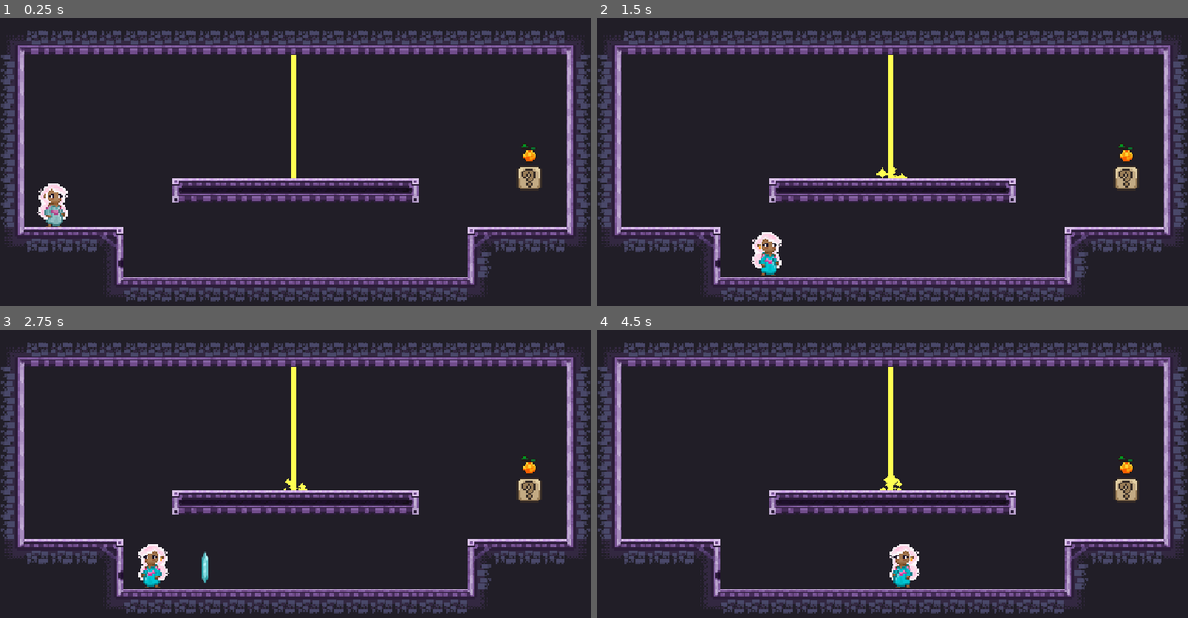
Above: before the commit, frames 1-4 (two rows, left to right).
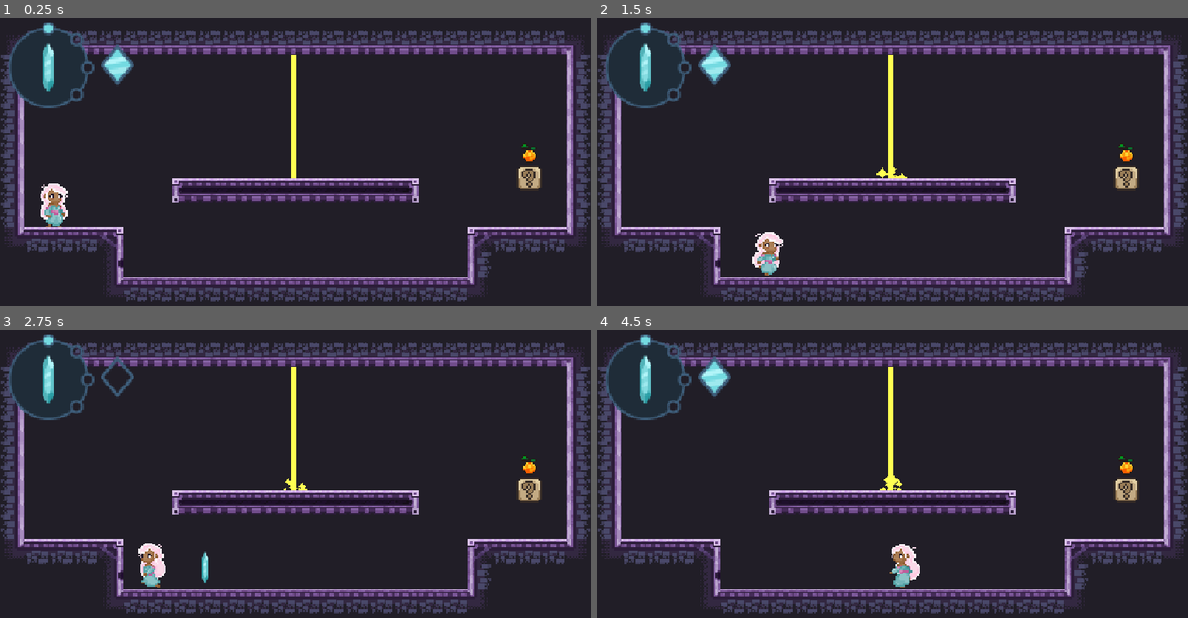
Above: after the commit, the same moments.

Repository: Lucas-Ibiapina4/ST-Challenge
Game: Godot game, scene res://World/world.tscn
Two runs of this game, one before a commit and one after it. Both use one fixed random seed, a clock stepped at 60 frames per second and the inputs below.
Inputs:
- Up to frame 1 (0.25 s): no input
- Up to frame 2 (1.5 s): tap Enter at 0.5 s; hold D (right_move) from 0.53 s (still down); tap Q (create_cristal) at 0.6 s; tap W (jump) at 0.77 s; tap E (remove_cristal) at 1.35 s
- Up to frame 3 (2.75 s): tap W (jump) at 1.52 s; release D (right_move) at 2.03 s; hold A (left_move) from 2.03 s (still down); tap Q (create_cristal) at 2.1 s
- Up to frame 4 (4.5 s): release A (left_move) at 2.78 s; hold D (right_move) 2.78-4.28 s; tap E (remove_cristal) at 2.85, 4.35 s; tap W (jump) at 3.02, 3.77 s; tap Q (create_cristal) at 3.6 s; hold A (left_move) from 4.28 s (still down)

The runs differ from the first frame. In frame 1, 1.9% of the frame differs, in the area x 1-23%, y 1-73%; in frame 2, 2.2%; in frame 3, 2.0%; in frame 4, 2.3%, in the area x 1-55%, y 1-90%.

Commit message:
hud settings

Diff:
--- a/Prefabs/door.tscn
+++ b/Prefabs/door.tscn
@@ -1,7 +1,7 @@
 [gd_scene format=3 uid="uid://daljnlm5chr38"]
 
 [ext_resource type="Texture2D" uid="uid://bpbttwd4qqty7" path="res://Assets/world_tileset.png" id="1_ba8gm"]
-[ext_resource type="Script" uid="uid://dlcg047jvunhp" path="res://Prefabs/door.gd" id="1_kvppq"]
+[ext_resource type="Script" uid="uid://dlcg047jvunhp" path="res://Scripts/door.gd" id="1_kvppq"]
 [ext_resource type="Script" uid="uid://la1kgh0kg25b" path="res://Scripts/door_reciver.gd" id="2_0phs7"]
 [ext_resource type="Texture2D" uid="uid://bby13gla66cc0" path="res://Assets/fruit.png" id="2_v6xrn"]
 
--- /dev/null
+++ b/Prefabs/hud.tscn
@@ -0,0 +1,48 @@
+[gd_scene format=3 uid="uid://ok0jl7ultu1e"]
+
+[ext_resource type="Script" uid="uid://evqpd5sfv7yq" path="res://Scripts/hud.gd" id="1_hymbe"]
+[ext_resource type="Texture2D" uid="uid://ohfm1efdh0mn" path="res://charge_full.tres" id="2_4df1e"]
+[ext_resource type="Texture2D" uid="uid://bg8ylbw4xq3g3" path="res://charge_empty.tres" id="3_7w0ef"]
+[ext_resource type="Texture2D" uid="uid://bdn67yo7tvnhg" path="res://dial_frame1.tres" id="4_jqt71"]
+[ext_resource type="Texture2D" uid="uid://d5i126xtgbae" path="res://dial_frame2.tres" id="5_6vqeg"]
+[ext_resource type="Texture2D" uid="uid://djc1rcdc1rt8b" path="res://dial_frame3.tres" id="6_pjv7g"]
+[ext_resource type="Texture2D" uid="uid://cf5guc10op5cj" path="res://dial_frame4.tres" id="7_ikhm1"]
+
+[node name="hud" type="Control" unique_id=1302511299]
+layout_mode = 3
+anchors_preset = 15
+anchor_right = 1.0
+anchor_bottom = 1.0
+grow_horizontal = 2
+grow_vertical = 2
+mouse_filter = 2
+script = ExtResource("1_hymbe")
+charge_full = ExtResource("2_4df1e")
+charge_empty = ExtResource("3_7w0ef")
+dial_frames = Array[Texture2D]([ExtResource("4_jqt71"), ExtResource("5_6vqeg"), ExtResource("6_pjv7g"), ExtResource("7_ikhm1")])
+
+[node name="MarginContainer" type="MarginContainer" parent="." unique_id=1678806407]
+layout_mode = 1
+offset_right = 40.0
+offset_bottom = 40.0
+mouse_filter = 2
+theme_override_constants/margin_left = 16
+theme_override_constants/margin_top = 16
+theme_override_constants/margin_right = 16
+theme_override_constants/margin_bottom = 16
+
+[node name="HBoxContainer" type="HBoxContainer" parent="MarginContainer" unique_id=425588731]
+layout_mode = 2
+mouse_filter = 2
+theme_override_constants/separation = 12
+
+[node name="RotationDial" type="TextureRect" parent="MarginContainer/HBoxContainer" unique_id=662046708]
+unique_name_in_owner = true
+layout_mode = 2
+mouse_filter = 2
+
+[node name="Charges" type="HBoxContainer" parent="MarginContainer/HBoxContainer" unique_id=264591254]
+unique_name_in_owner = true
+layout_mode = 2
+mouse_filter = 2
+theme_override_constants/separation = 4
--- a/Prefabs/player.tscn
+++ b/Prefabs/player.tscn
@@ -1,93 +1,117 @@
 [gd_scene format=3 uid="uid://c6iselkr106xh"]
 
 [ext_resource type="Script" uid="uid://r062yi74u4vs" path="res://Scripts/player.gd" id="1_4qbli"]
-[ext_resource type="Texture2D" uid="uid://bcivrcmi6qswr" path="res://Assets/Princess/idle.png" id="1_hck1p"]
 [ext_resource type="Texture2D" uid="uid://3q3qkersr7b6" path="res://Assets/Princess/animatedPrincess-Sheet.png" id="1_knrd4"]
 [ext_resource type="Script" uid="uid://cy3jjuwrrvpuk" path="res://Scripts/player_mover_component.gd" id="2_xywv5"]
 [ext_resource type="Script" uid="uid://dr1ceyw0eab8m" path="res://Scripts/cristal_conjurer_component.gd" id="3_1cb6o"]
 [ext_resource type="PackedScene" uid="uid://bofn53jjdc2an" path="res://Prefabs/cristal.tscn" id="4_2nftw"]
 [ext_resource type="PackedScene" uid="uid://ddkeuaig81mfw" path="res://Prefabs/cristalVariation.tscn" id="5_knrd4"]
-[ext_resource type="Script" uid="uid://c6xdpq2b017eu" path="res://Prefabs/hurtbox_component.gd" id="7_juxdh"]
-
-[sub_resource type="AtlasTexture" id="AtlasTexture_hck1p"]
-atlas = ExtResource("1_hck1p")
+[ext_resource type="Script" uid="uid://c6xdpq2b017eu" path="res://Scripts/hurtbox_component.gd" id="7_juxdh"]
+
+[sub_resource type="AtlasTexture" id="AtlasTexture_juxdh"]
+atlas = ExtResource("1_knrd4")
 region = Rect2(0, 0, 32, 32)
 
-[sub_resource type="AtlasTexture" id="AtlasTexture_juxdh"]
-atlas = ExtResource("1_hck1p")
+[sub_resource type="AtlasTexture" id="AtlasTexture_4qbli"]
+atlas = ExtResource("1_knrd4")
 region = Rect2(32, 0, 32, 32)
 
-[sub_resource type="AtlasTexture" id="AtlasTexture_4qbli"]
-atlas = ExtResource("1_hck1p")
+[sub_resource type="AtlasTexture" id="AtlasTexture_08u7w"]
+atlas = ExtResource("1_knrd4")
 region = Rect2(64, 0, 32, 32)
 
-[sub_resource type="AtlasTexture" id="AtlasTexture_08u7w"]
-atlas = ExtResource("1_hck1p")
+[sub_resource type="AtlasTexture" id="AtlasTexture_kgmex"]
+atlas = ExtResource("1_knrd4")
 region = Rect2(96, 0, 32, 32)
 
-[sub_resource type="AtlasTexture" id="AtlasTexture_kgmex"]
-atlas = ExtResource("1_hck1p")
+[sub_resource type="AtlasTexture" id="AtlasTexture_2xbkd"]
+atlas = ExtResource("1_knrd4")
 region = Rect2(128, 0, 32, 32)
 
+[sub_resource type="AtlasTexture" id="AtlasTexture_3vpsw"]
+atlas = ExtResource("1_knrd4")
+region = Rect2(160, 0, 32, 32)
+
+[sub_resource type="AtlasTexture" id="AtlasTexture_m62uw"]
+atlas = ExtResource("1_knrd4")
+region = Rect2(192, 0, 32, 32)
+
+[sub_resource type="AtlasTexture" id="AtlasTexture_b30ri"]
+atlas = ExtResource("1_knrd4")
+region = Rect2(224, 0, 32, 32)
+
 [sub_resource type="AtlasTexture" id="AtlasTexture_ms580"]
-atlas = ExtResource("1_hck1p")
-region = Rect2(160, 0, 32, 32)
+atlas = ExtResource("1_knrd4")
+region = Rect2(0, 32, 32, 32)
 
 [sub_resource type="AtlasTexture" id="AtlasTexture_q7l0e"]
-atlas = ExtResource("1_hck1p")
-region = Rect2(192, 0, 32, 32)
+atlas = ExtResource("1_knrd4")
+region = Rect2(32, 32, 32, 32)
 
 [sub_resource type="AtlasTexture" id="AtlasTexture_0fs2y"]
-atlas = ExtResource("1_hck1p")
-region = Rect2(224, 0, 32, 32)
+atlas = ExtResource("1_knrd4")
+region = Rect2(64, 32, 32, 32)
 
 [sub_resource type="AtlasTexture" id="AtlasTexture_wphcr"]
-atlas = ExtResource("1_hck1p")
-region = Rect2(256, 0, 32, 32)
+atlas = ExtResource("1_knrd4")
+region = Rect2(96, 32, 32, 32)
 
 [sub_resource type="AtlasTexture" id="AtlasTexture_and0b"]
-atlas = ExtResource("1_hck1p")
-region = Rect2(288, 0, 32, 32)
+atlas = ExtResource("1_knrd4")
+region = Rect2(128, 32, 32, 32)
 
 [sub_resource type="AtlasTexture" id="AtlasTexture_405c5"]
-atlas = ExtResource("1_hck1p")
-region = Rect2(320, 0, 32, 32)
+atlas = ExtResource("1_knrd4")
+region = Rect2(160, 32, 32, 32)
 
 [sub_resource type="AtlasTexture" id="AtlasTexture_i3mxk"]
-atlas = ExtResource("1_hck1p")
-region = Rect2(352, 0, 32, 32)
+atlas = ExtResource("1_knrd4")
+region = Rect2(192, 32, 32, 32)
+
+[sub_resource type="AtlasTexture" id="AtlasTexture_qvmbc"]
+atlas = ExtResource("1_knrd4")
+region = Rect2(224, 32, 32, 32)
 
 [sub_resource type="AtlasTexture" id="AtlasTexture_2nftw"]
 atlas = ExtResource("1_knrd4")
 region = Rect2(96, 0, 32, 32)
 
-[sub_resource type="AtlasTexture" id="AtlasTexture_knrd4"]
-atlas = ExtResource("1_knrd4")
-region = Rect2(0, 0, 32, 32)
-
-[sub_resource type="AtlasTexture" id="AtlasTexture_2xbkd"]
-atlas = ExtResource("1_knrd4")
-region = Rect2(32, 0, 32, 32)
-
-[sub_resource type="AtlasTexture" id="AtlasTexture_3vpsw"]
-atlas = ExtResource("1_knrd4")
-region = Rect2(64, 0, 32, 32)
-
-[sub_resource type="AtlasTexture" id="AtlasTexture_m62uw"]
-atlas = ExtResource("1_knrd4")
-region = Rect2(96, 0, 32, 32)
-
-[sub_resource type="AtlasTexture" id="AtlasTexture_b30ri"]
-atlas = ExtResource("1_knrd4")
-region = Rect2(128, 0, 32, 32)
+[sub_resource type="AtlasTexture" id="AtlasTexture_qjulh"]
+atlas = ExtResource("1_knrd4")
+region = Rect2(0, 64, 32, 32)
+
+[sub_resource type="AtlasTexture" id="AtlasTexture_evqxc"]
+atlas = ExtResource("1_knrd4")
+region = Rect2(32, 64, 32, 32)
+
+[sub_resource type="AtlasTexture" id="AtlasTexture_6gc6r"]
+atlas = ExtResource("1_knrd4")
+region = Rect2(64, 64, 32, 32)
+
+[sub_resource type="AtlasTexture" id="AtlasTexture_vjsh3"]
+atlas = ExtResource("1_knrd4")
+region = Rect2(96, 64, 32, 32)
+
+[sub_resource type="AtlasTexture" id="AtlasTexture_7c0pg"]
+atlas = ExtResource("1_knrd4")
+region = Rect2(128, 64, 32, 32)
+
+[sub_resource type="AtlasTexture" id="AtlasTexture_unxwf"]
+atlas = ExtResource("1_knrd4")
+region = Rect2(160, 64, 32, 32)
+
+[sub_resource type="AtlasTexture" id="AtlasTexture_0u5bp"]
+atlas = ExtResource("1_knrd4")
+region = Rect2(192, 64, 32, 32)
+
+[sub_resource type="AtlasTexture" id="AtlasTexture_di5ps"]
+atlas = ExtResource("1_knrd4")
+region = Rect2(224, 64, 32, 32)
 
 [sub_resource type="SpriteFrames" id="SpriteFrames_d3ie7"]
 animations = [{
 "frames": [{
 "duration": 1.0,
-"texture": SubResource("AtlasTexture_hck1p")
-}, {
-"duration": 1.0,
 "texture": SubResource("AtlasTexture_juxdh")
 }, {
 "duration": 1.0,
@@ -100,6 +124,18 @@
 "texture": SubResource("AtlasTexture_kgmex")
 }, {
 "duration": 1.0,
+"texture": SubResource("AtlasTexture_2xbkd")
+}, {
+"duration": 1.0,
+"texture": SubResource("AtlasTexture_3vpsw")
+}, {
+"duration": 1.0,
+"texture": SubResource("AtlasTexture_m62uw")
+}, {
+"duration": 1.0,
+"texture": SubResource("AtlasTexture_b30ri")
+}, {
+"duration": 1.0,
 "texture": SubResource("AtlasTexture_ms580")
 }, {
 "duration": 1.0,
@@ -119,6 +155,9 @@
 }, {
 "duration": 1.0,
 "texture": SubResource("AtlasTexture_i3mxk")
+}, {
+"duration": 1.0,
+"texture": SubResource("AtlasTexture_qvmbc")
 }],
 "loop": 1,
 "name": &"idle",
@@ -134,23 +173,32 @@
 }, {
 "frames": [{
 "duration": 1.0,
-"texture": SubResource("AtlasTexture_knrd4")
-}, {
-"duration": 1.0,
-"texture": SubResource("AtlasTexture_2xbkd")
-}, {
-"duration": 1.0,
-"texture": SubResource("AtlasTexture_3vpsw")
-}, {
-"duration": 1.0,
-"texture": SubResource("AtlasTexture_m62uw")
-}, {
-"duration": 1.0,
-"texture": SubResource("AtlasTexture_b30ri")
+"texture": SubResource("AtlasTexture_qjulh")
+}, {
+"duration": 1.0,
+"texture": SubResource("AtlasTexture_evqxc")
+}, {
+"duration": 1.0,
+"texture": SubResource("AtlasTexture_6gc6r")
+}, {
+"duration": 1.0,
+"texture": SubResource("AtlasTexture_vjsh3")
+}, {
+"duration": 1.0,
+"texture": SubResource("AtlasTexture_7c0pg")
+}, {
+"duration": 1.0,
+"texture": SubResource("AtlasTexture_unxwf")
+}, {
+"duration": 1.0,
+"texture": SubResource("AtlasTexture_0u5bp")
+}, {
+"duration": 1.0,
+"texture": SubResource("AtlasTexture_di5ps")
 }],
 "loop": 1,
 "name": &"run",
-"speed": 5.0
+"speed": 10.0
 }]
 
 [sub_resource type="CapsuleShape2D" id="CapsuleShape2D_uyp4n"]
@@ -170,10 +218,13 @@
 position = Vector2(0, -12.000001)
 scale = Vector2(1, 0.983)
 sprite_frames = SubResource("SpriteFrames_d3ie7")
-animation = &"idle"
+animation = &"run"
 autoplay = "idle"
+frame = 7
+frame_progress = 0.31907246
 
 [node name="CollisionShape2D" type="CollisionShape2D" parent="." unique_id=1804763724]
+visible = false
 position = Vector2(0, -10)
 shape = SubResource("CapsuleShape2D_uyp4n")
 
@@ -194,6 +245,7 @@
 collision_mask = 9
 
 [node name="HurtboxComponent" type="Area2D" parent="." unique_id=1601948837]
+visible = false
 scale = Vector2(1, 0.92000043)
 collision_layer = 0
 collision_mask = 4
--- a/Scripts/EventBus.gd
+++ b/Scripts/EventBus.gd
@@ -3,7 +3,9 @@
 ## Emite: CrystalConjurerComponent (ao entrar no andar, conjurar ou recolher).
 ## Escuta: HUD → atualiza o contador e o ícone de cristal.
 @warning_ignore("unused_signal")
-signal crystal_inventory_changed(remaining_count: int, active_type: String)
+signal crystal_inventory_changed(remaining: int, max_quota: int, crystal_type: String)
+
+signal crystal_rotation_changed(step: int)   # 0..7, em passos de 45°
 # --- Porta ---------------------------------------------------------------
 ## Emite: Door, depois de destrancar ao receber light_received do DoorReceiver.
 ## Escuta: HUD → feedback de porta aberta.
--- a/Scripts/cristal_conjurer_component.gd
+++ b/Scripts/cristal_conjurer_component.gd
@@ -63,6 +63,7 @@
 	_max_quota = quota
 	remaining_count = quota
 	pending_step = 0
+	_emit_rotation()
 	_next_step_in = 0.0
 	_emit_inventory()
 
@@ -76,6 +77,7 @@
 		node.queue_free()
 	remaining_count = _max_quota
 	pending_step = 0
+	_emit_rotation()
 	_next_step_in = 0.0
 	_emit_inventory()
 
@@ -120,6 +122,7 @@
 
 func _step_rotation(dir: int) -> void:
 	pending_step = wrapi(pending_step + dir, 0, STEPS)
+	_emit_rotation()
 
 
 # --- Setas (compartilhadas entre girar e selecionar) ---------------------
@@ -283,4 +286,8 @@
 
 
 func _emit_inventory() -> void:
-	EventBus.crystal_inventory_changed.emit(remaining_count, active_type())
+	EventBus.crystal_inventory_changed.emit(remaining_count, _max_quota, active_type())
+
+
+func _emit_rotation() -> void:
+	EventBus.crystal_rotation_changed.emit(pending_step)
--- /dev/null
+++ b/Scripts/hud.gd
@@ -0,0 +1,59 @@
+extends Control
+## HUD — mostra a rotação escolhida e as cargas de cristal do andar.
+## Só escuta o EventBus; não conhece Player, conjurer nem o andar.
+
+@export var charge_full: Texture2D        ## diamante cheio (disponível)
+@export var charge_empty: Texture2D       ## diamante vazado (gasto)
+@export var dial_frames: Array[Texture2D] ## 0°, 45°, 90°, 135° (nessa ordem)
+@export var pixel_scale := 3              ## o CanvasLayer não usa o zoom da câmera
+
+@onready var dial: TextureRect = %RotationDial
+@onready var charges: HBoxContainer = %Charges
+
+
+func _ready() -> void:
+	EventBus.crystal_inventory_changed.connect(_on_inventory_changed)
+	EventBus.crystal_rotation_changed.connect(_on_rotation_changed)
+	_setup_rect(dial)
+	_on_rotation_changed(0)
+
+
+func _on_inventory_changed(remaining: int, max_quota: int, _crystal_type: String) -> void:
+	_ensure_icon_count(max_quota)
+	for i in charges.get_child_count():
+		var icon := charges.get_child(i) as TextureRect
+		icon.texture = charge_full if i < remaining else charge_empty
+
+
+func _on_rotation_changed(step: int) -> void:
+	if dial_frames.is_empty():
+		return
+	dial.texture = dial_frames[step % dial_frames.size()]
+
+
+## Cria ou remove ícones até ter exatamente "count".
+func _ensure_icon_count(count: int) -> void:
+	while charges.get_child_count() < count:
+		var icon := TextureRect.new()
+		_setup_rect(icon)
+		charges.add_child(icon)
+	while charges.get_child_count() > count:
+		var last := charges.get_child(charges.get_child_count() - 1)
+		charges.remove_child(last)   # remove já; queue_free sozinho não diminui a contagem
+		last.queue_free()
+
+
+## Configura um TextureRect para pixel art ampliado.
+func _setup_rect(rect: TextureRect) -> void:
+	rect.texture_filter = CanvasItem.TEXTURE_FILTER_NEAREST
+	rect.mouse_filter = Control.MOUSE_FILTER_IGNORE
+	rect.expand_mode = TextureRect.EXPAND_IGNORE_SIZE
+	rect.stretch_mode = TextureRect.STRETCH_KEEP_ASPECT_CENTERED
+	var base := rect.texture.get_size() if rect.texture else _base_icon_size(rect)
+	rect.custom_minimum_size = base * pixel_scale
+
+
+func _base_icon_size(rect: TextureRect) -> Vector2:
+	if rect == dial and not dial_frames.is_empty():
+		return dial_frames[0].get_size()
+	return charge_full.get_size() if charge_full else Vector2(16, 16)
--- a/World/world.tscn
+++ b/World/world.tscn
@@ -2,6 +2,7 @@
 
 [ext_resource type="Script" uid="uid://crucwvxdvvuik" path="res://World/world.gd" id="1_8a836"]
 [ext_resource type="PackedScene" uid="uid://c6iselkr106xh" path="res://Prefabs/player.tscn" id="1_62w18"]
+[ext_resource type="PackedScene" uid="uid://ok0jl7ultu1e" path="res://Prefabs/hud.tscn" id="3_j8job"]
 
 [node name="world" type="Node2D" unique_id=1433157194]
 script = ExtResource("1_8a836")
@@ -18,13 +19,7 @@
 
 [node name="CanvasLayer_UI" type="CanvasLayer" parent="." unique_id=1299041735]
 
-[node name="HUD" type="Control" parent="CanvasLayer_UI" unique_id=1109735627]
-layout_mode = 3
-anchors_preset = 0
-offset_top = -104.0
-offset_right = 40.0
-offset_bottom = -64.0
-metadata/_edit_use_anchors_ = true
+[node name="hud" parent="CanvasLayer_UI" unique_id=1302511299 instance=ExtResource("3_j8job")]
 
 [node name="LevelContainer" type="Node2D" parent="." unique_id=1880469959]
 unique_name_in_owner = true
--- /dev/null
+++ b/charge_empty.tres
@@ -0,0 +1,7 @@
+[gd_resource type="AtlasTexture" format=3 uid="uid://bg8ylbw4xq3g3"]
+
+[ext_resource type="Texture2D" uid="uid://cttxrb1yuw1af" path="res://Assets/image.png" id="1_uy7eo"]
+
+[resource]
+atlas = ExtResource("1_uy7eo")
+region = Rect2(37, 2, 22, 28)
--- /dev/null
+++ b/charge_full.tres
@@ -0,0 +1,7 @@
+[gd_resource type="AtlasTexture" format=3 uid="uid://ohfm1efdh0mn"]
+
+[ext_resource type="Texture2D" uid="uid://cttxrb1yuw1af" path="res://Assets/image.png" id="1_t6gqw"]
+
+[resource]
+atlas = ExtResource("1_t6gqw")
+region = Rect2(5, 2, 22, 28)
--- /dev/null
+++ b/dial_frame1.tres
@@ -0,0 +1,7 @@
+[gd_resource type="AtlasTexture" format=3 uid="uid://bdn67yo7tvnhg"]
+
+[ext_resource type="Texture2D" uid="uid://cttxrb1yuw1af" path="res://Assets/image.png" id="1_dr0fk"]
+
+[resource]
+atlas = ExtResource("1_dr0fk")
+region = Rect2(70, 34, 56, 56)
--- /dev/null
+++ b/dial_frame2.tres
@@ -0,0 +1,7 @@
+[gd_resource type="AtlasTexture" format=3 uid="uid://d5i126xtgbae"]
+
+[ext_resource type="Texture2D" uid="uid://cttxrb1yuw1af" path="res://Assets/image.png" id="1_kyltv"]
+
+[resource]
+atlas = ExtResource("1_kyltv")
+region = Rect2(134, 34, 56, 56)
--- /dev/null
+++ b/dial_frame3.tres
@@ -0,0 +1,7 @@
+[gd_resource type="AtlasTexture" format=3 uid="uid://djc1rcdc1rt8b"]
+
+[ext_resource type="Texture2D" uid="uid://cttxrb1yuw1af" path="res://Assets/image.png" id="1_alq7d"]
+
+[resource]
+atlas = ExtResource("1_alq7d")
+region = Rect2(6, 98, 56, 56)
--- /dev/null
+++ b/dial_frame4.tres
@@ -0,0 +1,7 @@
+[gd_resource type="AtlasTexture" format=3 uid="uid://cf5guc10op5cj"]
+
+[ext_resource type="Texture2D" uid="uid://cttxrb1yuw1af" path="res://Assets/image.png" id="1_h37h6"]
+
+[resource]
+atlas = ExtResource("1_h37h6")
+region = Rect2(70, 98, 56, 56)
Binary file changed: Assets/Princess/animatedPrincess-Sheet.png
Renamed: Prefabs/door.gd -> Scripts/door.gd
Renamed: Prefabs/door.gd.uid -> Scripts/door.gd.uid
Not shown, added: Scripts/hud.gd.uid
Renamed: Prefabs/hurtbox_component.gd -> Scripts/hurtbox_component.gd
Renamed: Prefabs/hurtbox_component.gd.uid -> Scripts/hurtbox_component.gd.uid
